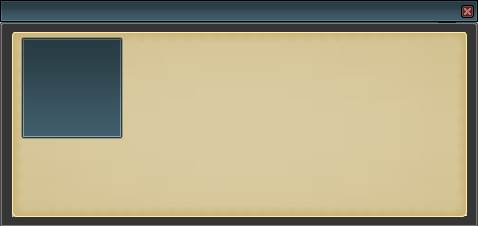
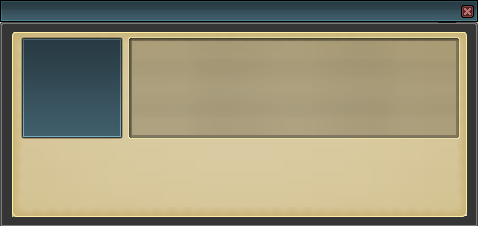
Revision of a layered 478px x 226px image; what changed, layer by layer:
added group "TextBox" with 9 layers above "Content" over <box>128,37,460,139</box>
added layer "BottomRightCorner" in group "TextBox" over <box>456,135,460,139</box>
added layer "Middle" (1st of 2, in "TextBox") (50%) in group "TextBox" over <box>132,41,456,135</box>
added layer "RightBar" (1st of 2, in "TextBox") in group "TextBox" over <box>456,41,460,135</box>
added layer "BottomBar" in group "TextBox" over <box>132,135,456,139</box>
added layer "BottomLeftCorner" in group "TextBox" over <box>128,135,132,139</box>
added layer "LeftBar" (1st of 2, in "TextBox") in group "TextBox" over <box>128,41,132,137</box>
added layer "upperRightCorner" in group "TextBox" over <box>456,37,460,41</box>
added layer "UpperBar" (2nd of 3, in "TextBox") in group "TextBox" over <box>132,37,456,41</box>
added layer "UpperLeftCorner" in group "TextBox" over <box>128,37,132,41</box>
renamed "Layer 9" to "Back", painted on it over <box>128,37,460,139</box>
removed layer "Back" (2nd of 2, in "Back") from group "Back" over <box>128,37,460,139</box>
